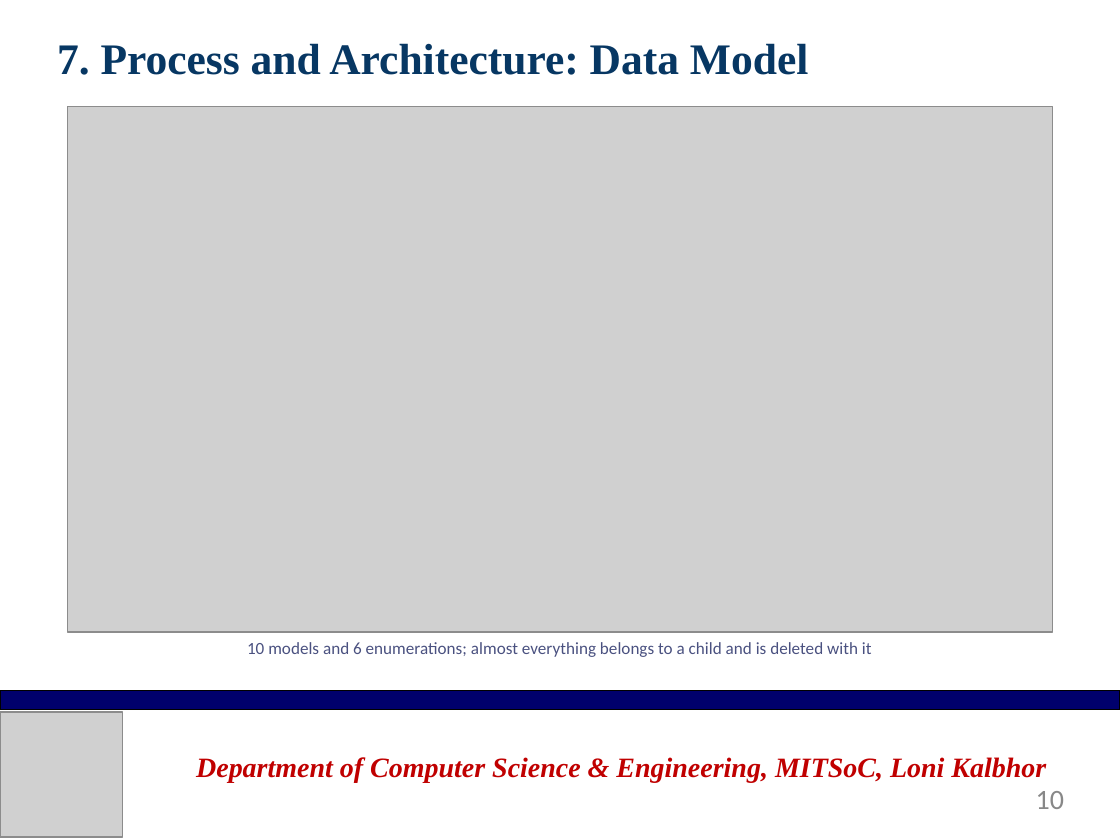
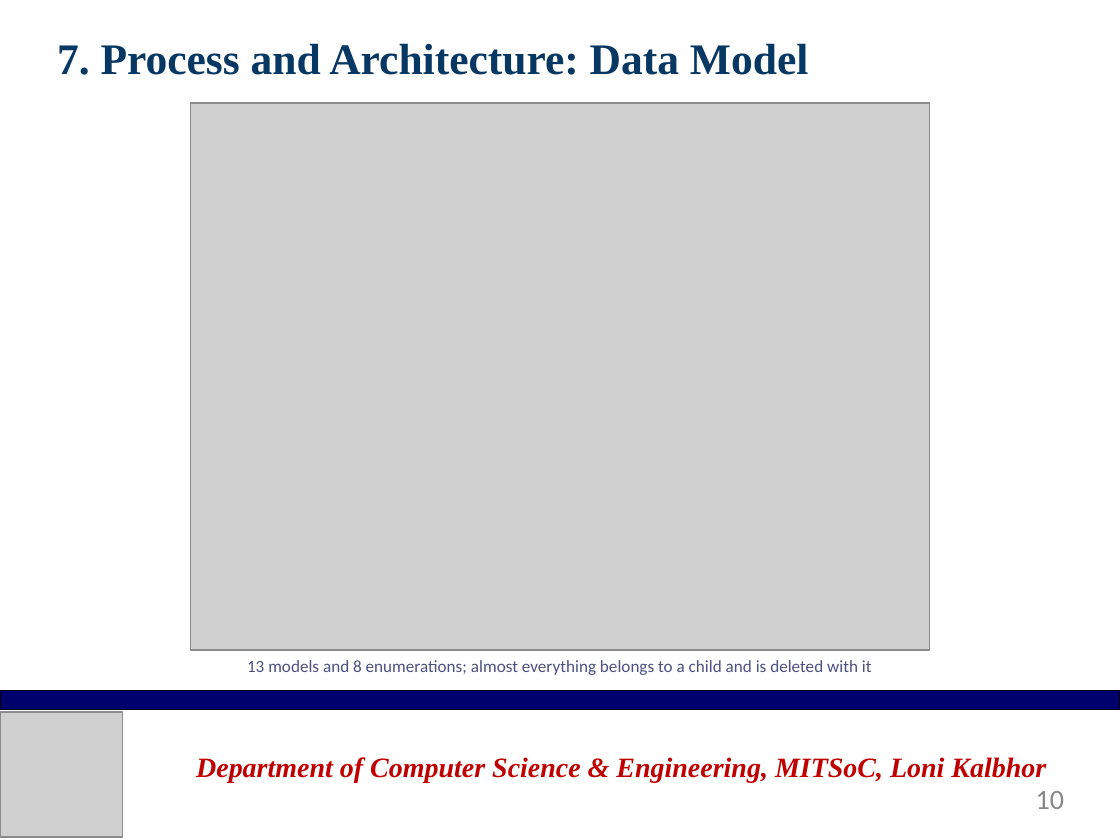
Before and after one commit to asce999/GrowKid, a slide deck: slide 10 of Documentation/Presentation/GrowKid-Final-Presentation.pptx. Drawn at 1120x840 pixels with LibreOffice and Linux fonts; fonts in the diff are those of the drawing; grey boxes stand for pictures; background and template pictures are left out. Boxes give left, top, right and bottom in pixels: in the first picture for what was removed or moved away, otherwise in the second. Text is boxed around its words. In the diff, an @@ line names an element or a change of style, - is before the commit and + after.

```diff
--- a/Documentation/Presentation/GrowKid-Final-Presentation.pptx
+++ b/Documentation/Presentation/GrowKid-Final-Presentation.pptx
@@ picture: place and size @@
-picture at (67, 106, 1053, 632)
+picture at (190, 103, 930, 650)
@@ text at (247, 660, 872, 675): text changed @@
-10 models and 6 enumerations; almost everything belongs to a child and is deleted with it
+13 models and 8 enumerations; almost everything belongs to a child and is deleted with it
```
Also in this commit, not shown: 10 other slides changed, 13 other files.
